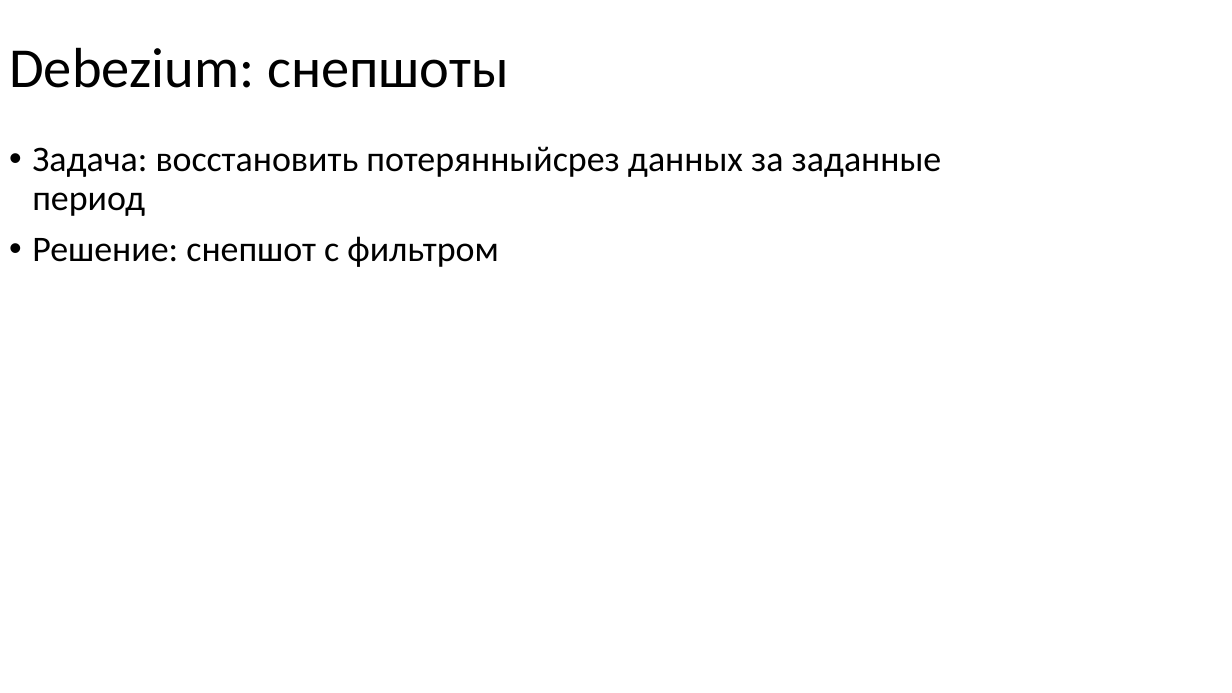
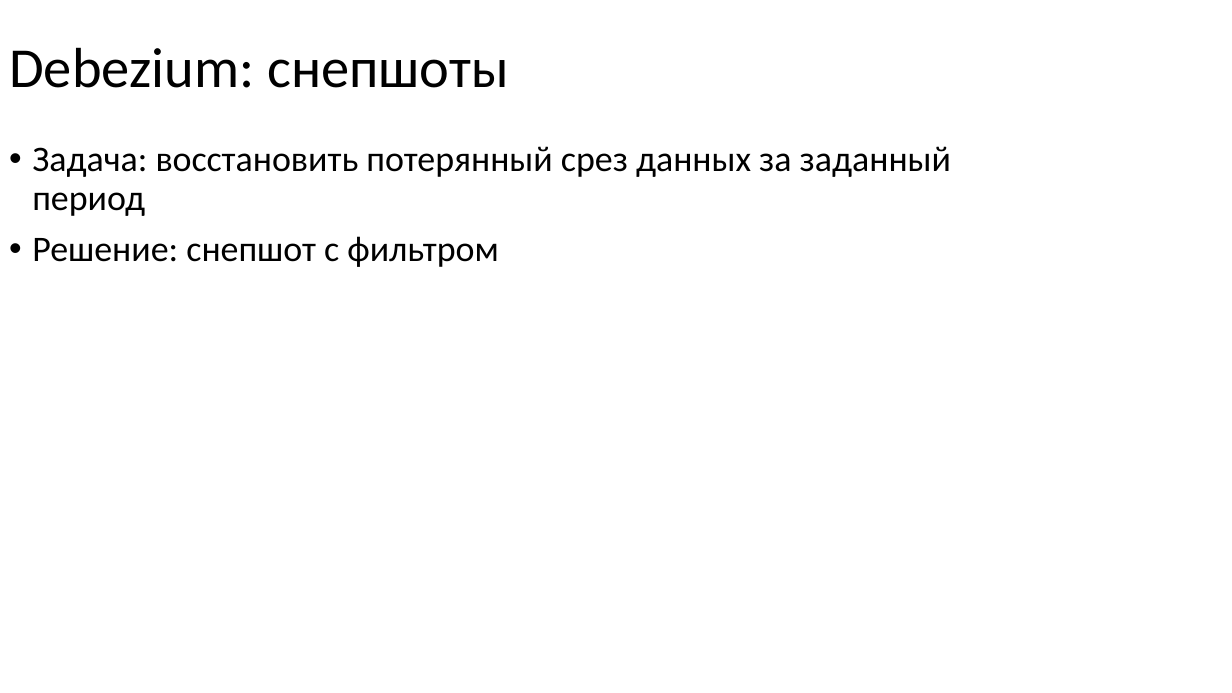
Before and after one commit to nryanov/presentations, a slide deck: slide 20 of smartdata/cdc-via-debezium/debezium-smartdata2025.pptx (slide 13 before the commit). Drawn at 1232x693 pixels with LibreOffice and Linux fonts; fonts in the diff are those of the drawing. Boxes give left, top, right and bottom in pixels: in the first picture for what was removed or moved away, otherwise in the second. Text is boxed around its words. In the diff, an @@ line names an element or a change of style, - is before the commit and + after.

Commit message:
feat: update debezium presentation

```diff
--- a/smartdata/cdc-via-debezium/debezium-smartdata2025.pptx
+++ b/smartdata/cdc-via-debezium/debezium-smartdata2025.pptx
@@ text at (32, 146, 951, 216): text changed @@
-• Задача: восстановить потерянныйсрез данных за заданные период
+• Задача: восстановить потерянный срез данных за заданный период
```
Also in this commit, not shown: 3 other slides changed, 7 slides added.
